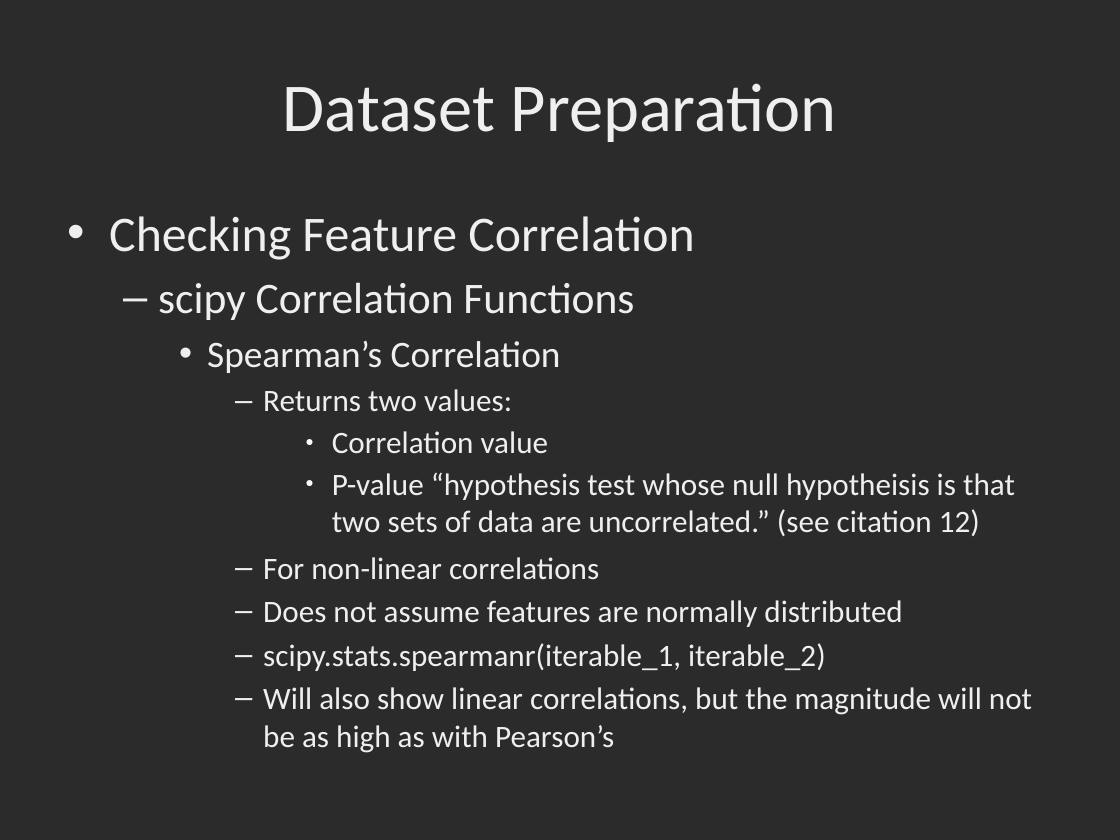
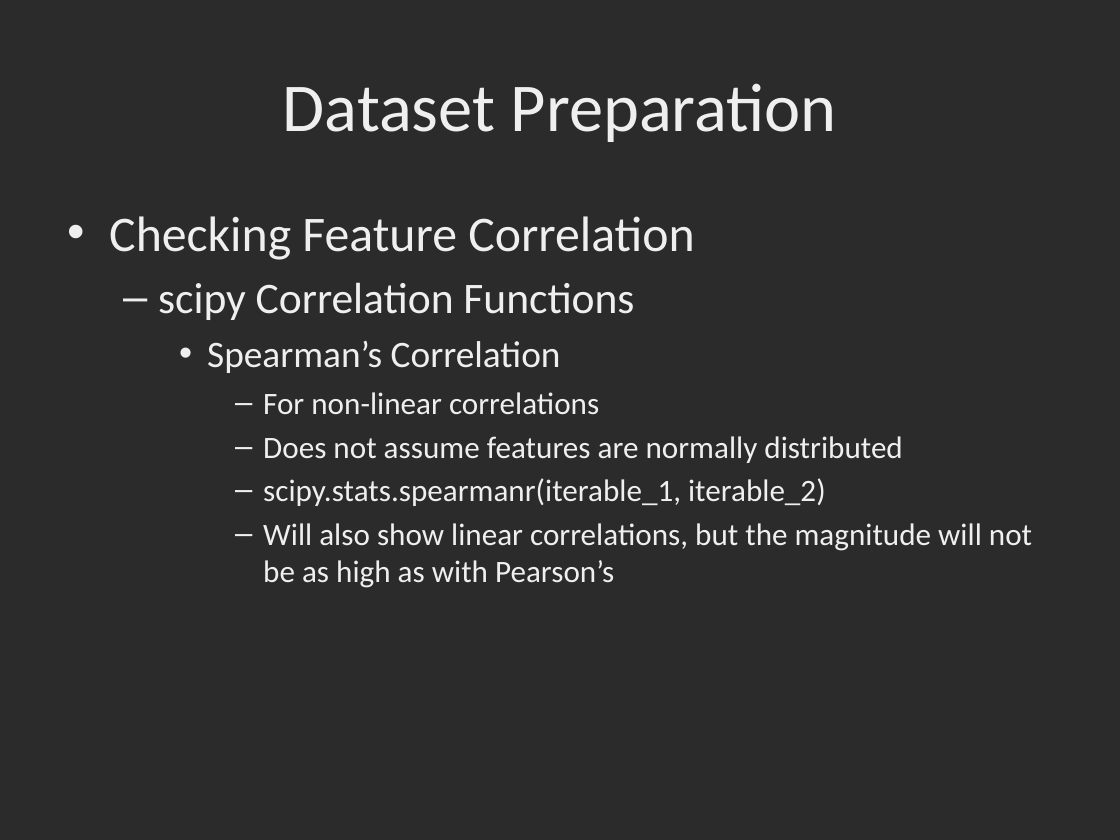
Before and after one commit to dbowmans46/PracticalProgramming, a slide deck: slide 170 of Session 7 - Python/Instructional Material/Session 7 - Python Brief Intro to Machine Learning with Scikit Learn.odp (slide 169 before the commit). Drawn at 1120x840 pixels with LibreOffice and Linux fonts; fonts in the diff are those of the drawing; background and template pictures are left out; a plain dark background stands for a picture behind light text. Boxes give left, top, right and bottom in pixels: in the first picture for what was removed or moved away, otherwise in the second. Text is boxed around its words. In the diff, an @@ line names an element or a change of style, - is before the commit and + after.

Commit message:
Fixed spelling errors in slides, split Spearman correlation factor slide into 2, commented out future code.

```diff
--- a/Session 7 - Python/Instructional Material/Session 7 - Python Brief Intro to Machine Learning with Scikit Learn.odp
+++ b/Session 7 - Python/Instructional Material/Session 7 - Python Brief Intro to Machine Learning with Scikit Learn.odp
@@ text at [263,389,1015,536]: paragraphs removed @@
-      – Returns two values:
-        ● Correlation value
-        ● P-value “hypothesis test whose null hypotheisis is that two sets of data are uncorrelated.” (see citation 12)
```
Also in this commit, not shown: 1 other slide changed, 1 slide added, 1 other file.
